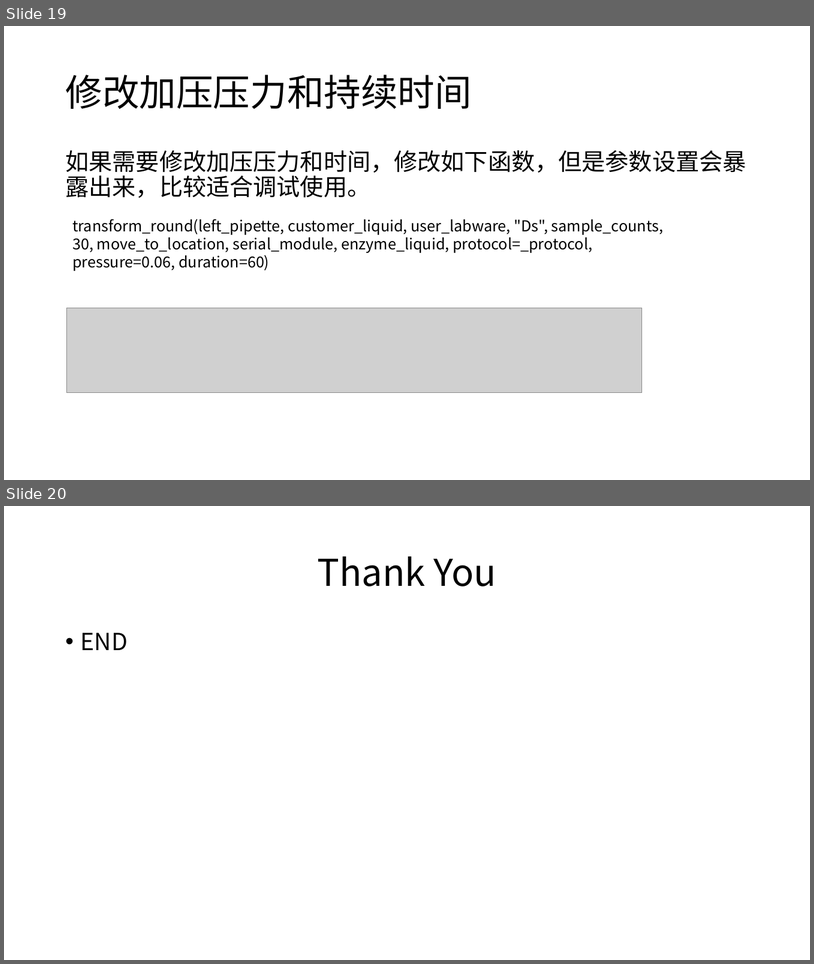
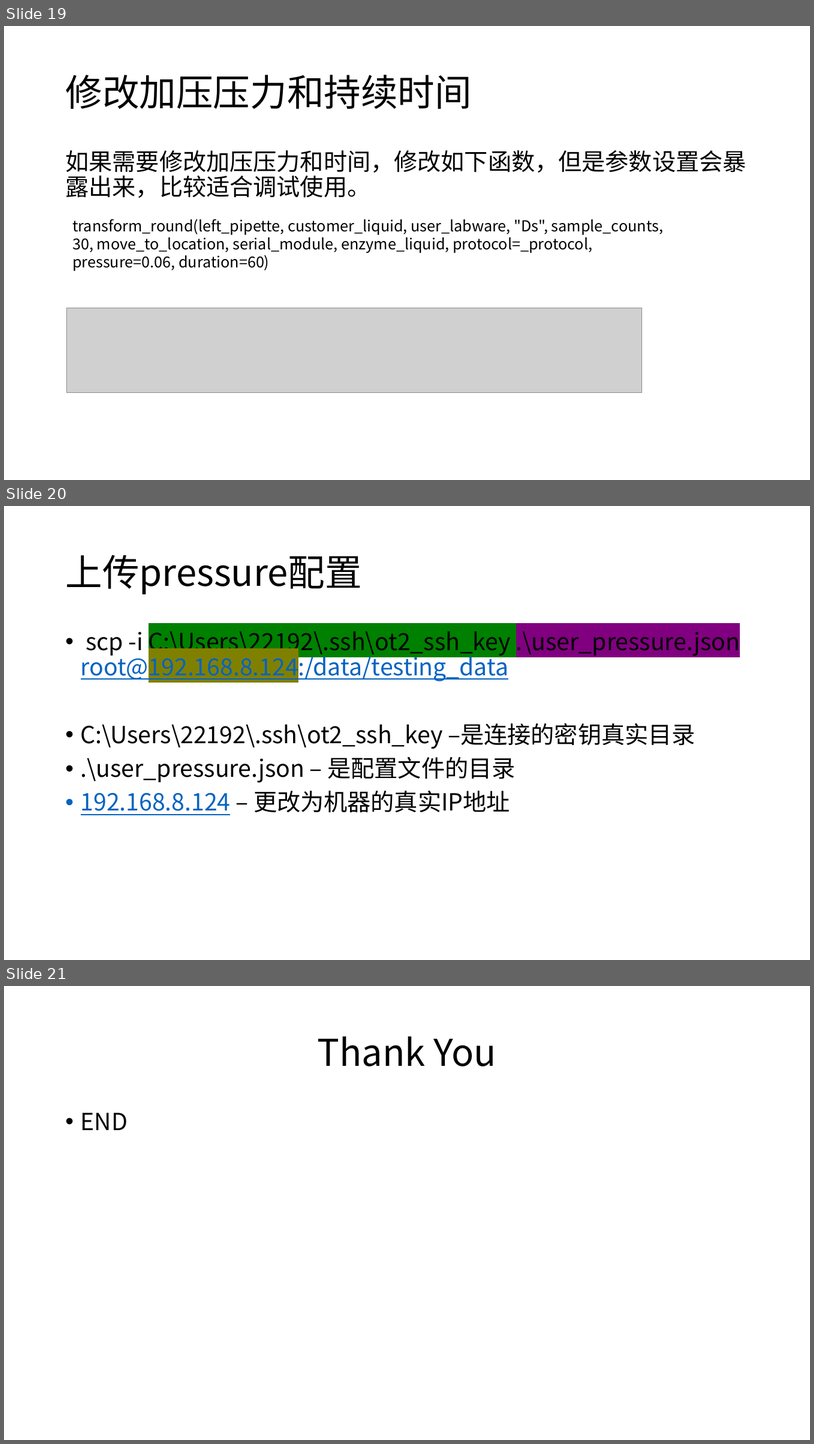
Before and after one commit to Opentrons/production-scripts, a slide deck: oem_projects/bayOmics/BayOmics培训文档.pptx. Shown one above the other, each under a label of ours: slides 19 and 20 before the commit, slides 19, 20 and 21 after it. The pictures are 814x964 and 814x1444 pixels, drawn with LibreOffice and Linux fonts; fonts in the diff are those of the drawing; grey boxes stand for pictures. Boxes give left, top, right and bottom in pixels: in the first picture for what was removed or moved away, otherwise in the second. Text is boxed around its words. In the diff, an @@ line names an element or a change of style, - is before the commit and + after.

```diff
--- a/oem_projects/bayOmics/BayOmics培训文档.pptx
+++ b/oem_projects/bayOmics/BayOmics培训文档.pptx
@@ slide 20 added at [4, 506, 810, 960], background #FFFFFF @@
@@ title added at [65, 555, 362, 594], 44 pt, text #000000 @@
+上传pressure配置
@@ text added at [81, 631, 740, 815], 28 pt, text #000000 @@
+• scp -i C:\Users\22192\.ssh\ot2_ssh_key .\user_pressure.json root@192.168.8.124:/data/testing_data
+• C:\Users\22192\.ssh\ot2_ssh_key –是连接的密钥真实目录
+• .\user_pressure.json – 是配置文件的目录
+• 192.168.8.124 – 更改为机器的真实IP地址
@@ what was slide 20 is now slide 21 @@
```
Also in this commit, not shown: 17 other files.
